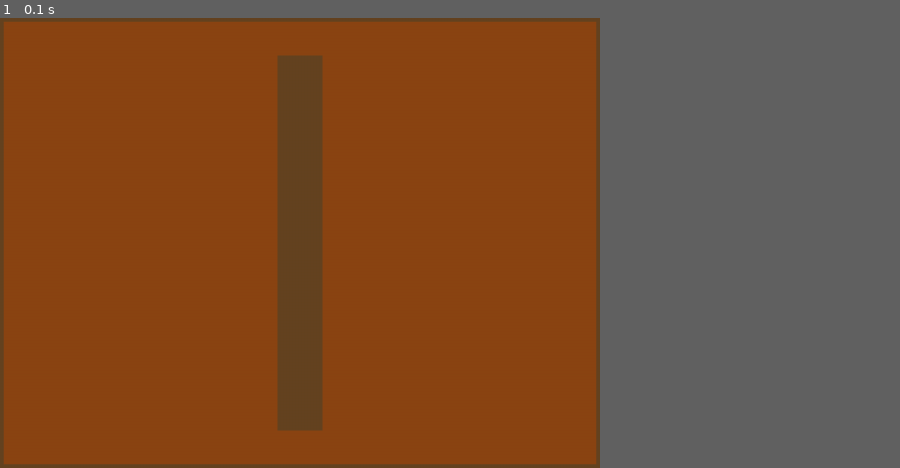
Above: before the commit, frame 1.
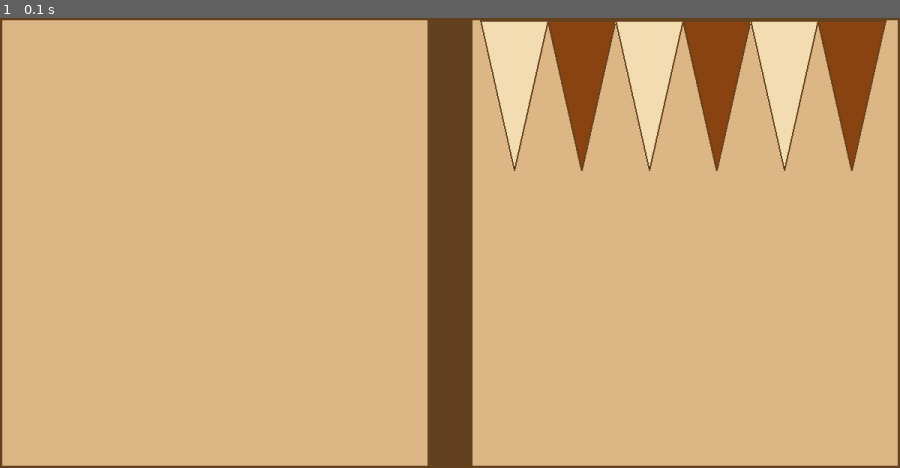
Above: after the commit, the same moment.

Repository: um-computacion/computacion-2025-backgammon-abigailpalacios
Game: pygame game, started from pygame_ui/board.py
Same seed, same stepped clock (60 frames per second), same inputs: the game is played once before the commit and once after it.
Inputs:
- Up to frame 1 (0.1 s): no input
In our replay, the window is 600x450 before the commit and 900x450 after it. These sizes can differ from the game's own. Grey fills any space a smaller window leaves; there, only what the larger window draws over its background counts as a difference.

The runs differ from the first frame. In frame 1, 71% of the frame differs, in the area x 0-100%, y 0-100%.

Commit message:
triangulos en board

Diff:
--- a/pygame_ui/board.py
+++ b/pygame_ui/board.py
@@ -1,37 +1,50 @@
 import pygame
 
 class Tablero:
-    def __init__(self, ancho=800, alto=600):
+    def __init__(self, ancho=1200, alto=600):
         self.ancho = ancho
         self.alto = alto
+        self.color_fondo = (222, 184, 135)  # Beige más claro
+        self.color_borde = (101, 67, 33)  # Marrón muy oscuro
+        self.ancho_barra = 60
+        self.color_triangulo_claro = (245, 222, 179)  # Wheat
+        self.color_triangulo_oscuro = (139, 69, 19)   # Saddle Brown
+        self.ancho_triangulo = 80
+        self.alto_triangulo = 200
 
-        # Colores
-        self.color_fondo = (139, 69, 19)  # Marrón
-        self.triangulo_claro = (245, 222, 179)  # Trigo
-        self.triangulo_oscuro = (160, 82, 45)  # Marrón silla
-        self.color_borde = (101, 67, 33)  # Marrón oscuro
-
-        # Diseño del tablero
-        self.ancho_triangulo = 50
-        self.alto_triangulo = 200
-        self.ancho_barra = 60
+    def dibujar_triangulo(self, pantalla, x, y, ancho, alto, color, hacia_abajo=True):
+        if hacia_abajo:
+            puntos = [(x, y), (x + ancho//2, y + alto), (x + ancho, y)]
+        else:
+            puntos = [(x, y + alto), (x + ancho//2, y), (x + ancho, y + alto)]
+        pygame.draw.polygon(pantalla, color, puntos)
+        pygame.draw.polygon(pantalla, self.color_borde, puntos, 2)
 
     def dibujar(self, pantalla):
-        # Rellenar fondo
         pantalla.fill(self.color_fondo)
-
-        # Dibujar borde
         pygame.draw.rect(pantalla, self.color_borde,
-                        (0, 0, self.ancho, self.alto), 5)
+                        (0, 0, self.ancho, self.alto), 3)
 
         # Dibujar barra central
         barra_x = self.ancho // 2 - self.ancho_barra // 2
         pygame.draw.rect(pantalla, self.color_borde,
-                        (barra_x, 50, self.ancho_barra, self.alto - 100))
+                        (barra_x, 0, self.ancho_barra, self.alto))
+
+        # Dibujar los primeros 6 triángulos alternando colores (posiciones 1-6, lado derecho superior)
+        inicio_x = barra_x + self.ancho_barra + 10
+        espacio_disponible = self.ancho - inicio_x - 20  # Espacio hasta el borde derecho
+        self.ancho_triangulo = espacio_disponible // 6
+
+        for i in range(6):
+            x = inicio_x + i * self.ancho_triangulo
+            # Alternar colores: par = claro, impar = oscuro
+            color = self.color_triangulo_claro if i % 2 == 0 else self.color_triangulo_oscuro
+            self.dibujar_triangulo(pantalla, x, 3, self.ancho_triangulo, self.alto_triangulo,
+                                 color, hacia_abajo=True)
 
 if __name__ == "__main__":
     pygame.init()
-    pantalla = pygame.display.set_mode((800, 600))
+    pantalla = pygame.display.set_mode((1200, 600))
     pygame.display.set_caption("Tablero de Backgammon")
 
     tablero = Tablero()
--- a/pygame_ui/main.py
+++ b/pygame_ui/main.py
@@ -41,7 +41,7 @@
     player1, player2 = get_player_input()
 
     pygame.init()
-    screen = pygame.display.set_mode((800, 600))
+    screen = pygame.display.set_mode((1200, 600))
     pygame.display.set_caption(f"Backgammon - {player1} vs {player2}")
 
     # Crear el tablero
